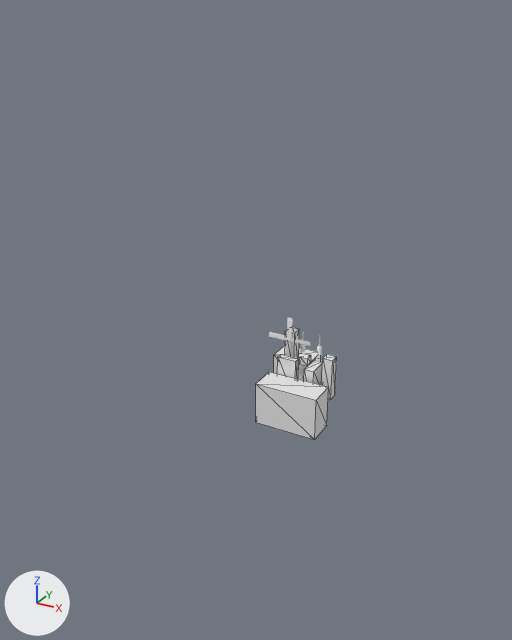
Two versions of the glTF model assets/level3.glb, one commit apart.
Camera for both pictures: a 50 mm lens placed at (1487.0, -3284.0, 1781.0), pointed at (-344.0, 45.0, 117.0). Arrows for +X, +Y and +Z are at lower left; the lights stay in place. Mesh edges are drawn as thin lines on the coarser meshes. Where no turn or scale is listed for an object, it has been applied to the vertices.
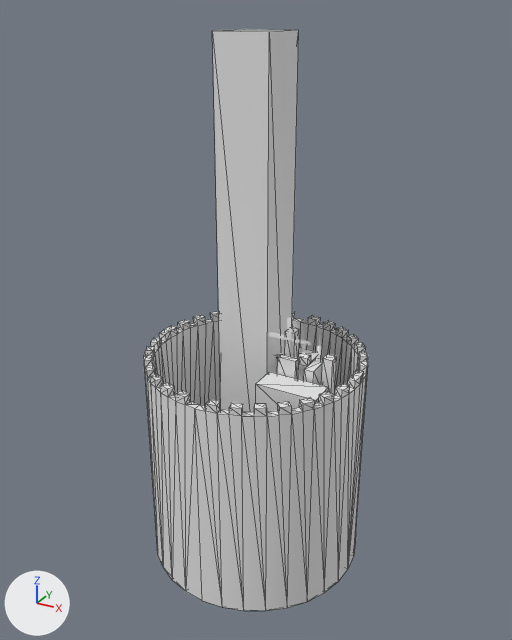
Boxes [x1, y1, x2, y2] around the edits, measured in the pictures (512 x 640 px):
'Cylinder.003', added
    after: [144, 311, 368, 611]
'Cube.006', added
    after: [212, 29, 299, 412]

The change, as a diff of the scene's bpy script:
```diff
--- a/assets/level3.glb.py
+++ b/assets/level3.glb.py
@@ me_cylinder_003 @@
+me_cylinder_003.from_pydata(...)  # 318 vertices, 632 faces; spans x -654.0..654.0, y -654.0..654.0, z -654.0..700.0
@@ me_cube_013 @@
+me_cube_013.from_pydata(...)  # a box spanning x -162.0..162.0, y -162.0..162.0, z -1679.0..1679.0
@@ ob_cylinder_003 @@
+ob_cylinder_003 = bpy.data.objects.new('Cylinder.003', me_cylinder_003)
+ob_cylinder_003.location = (-320.0, 0.0, -762.0)
@@ ob_cube_006 @@
+ob_cube_006 = bpy.data.objects.new('Cube.006', me_cube_013)
+ob_cube_006.location = (-398.0, 145.0, 0.0)
```
